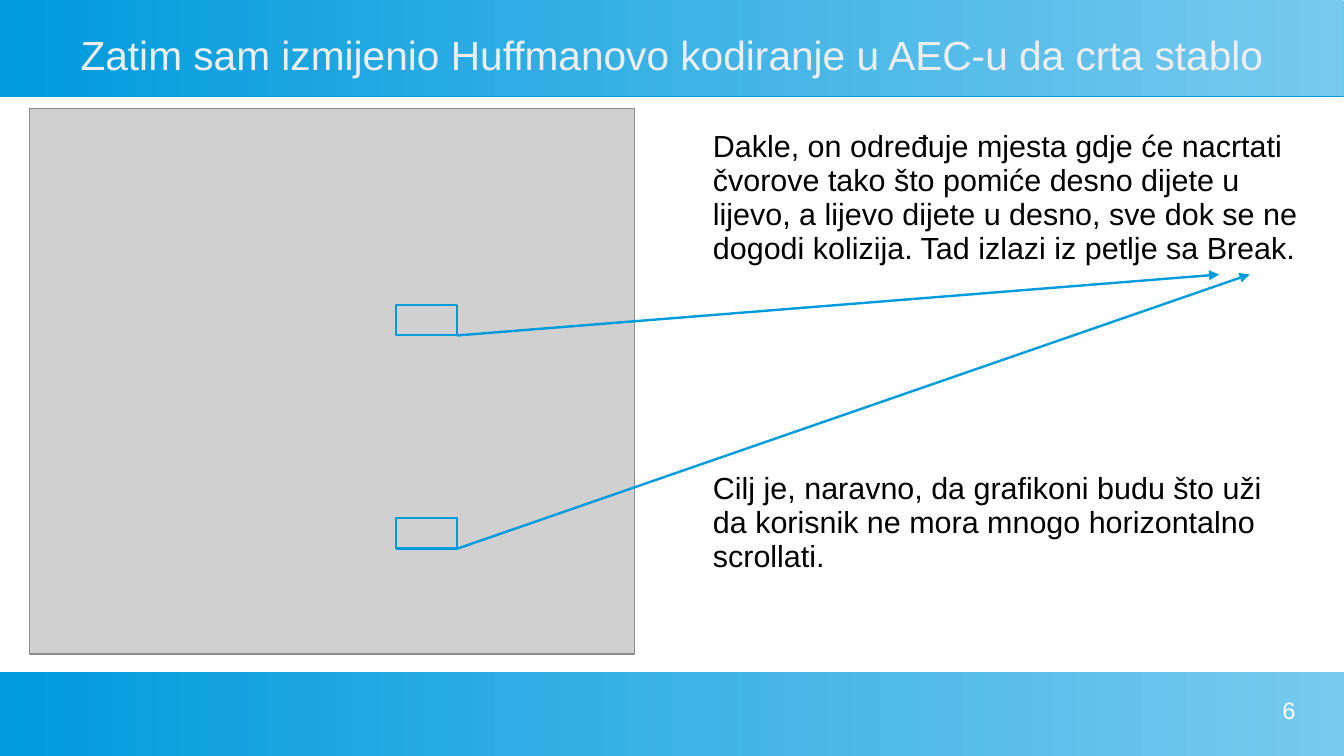
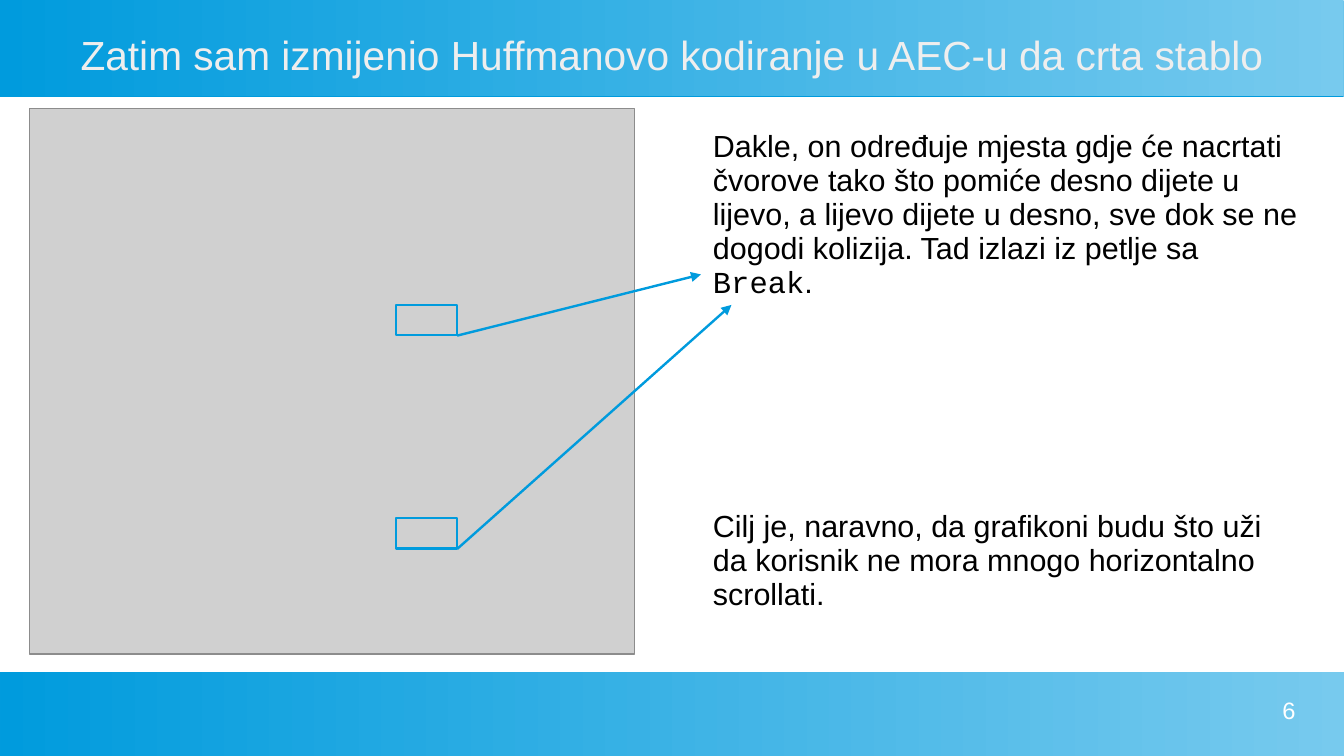
Before and after one commit to FlatAssembler/AECforWebAssembly, a slide deck: slide 6 of vizualizacija_stabala.ppt. Drawn at 1344x756 pixels with LibreOffice and Linux fonts; fonts in the diff are those of the drawing; grey boxes stand for pictures. Boxes give left, top, right and bottom in pixels: in the first picture for what was removed or moved away, otherwise in the second. Text is boxed around its words. In the diff, an @@ line names an element or a change of style, - is before the commit and + after.

```diff
--- a/vizualizacija_stabala.ppt
+++ b/vizualizacija_stabala.ppt
@@ text "Dakle, on određuje mjesta gdje ..." at (x1=713, y1=134, x2=1297, y2=606): font Arial to Courier New in "Break." @@
@@ arrow removed from (457, 335) to (1220, 274) @@
@@ arrow added from (457, 335) to (701, 274), #009BDD 1.42 pt @@
@@ arrow moved from (457, 549) - (1250, 274) to (457, 549) - (732, 305) @@
```
Also in this commit, not shown: 3 other slides changed, 1 slide added.
